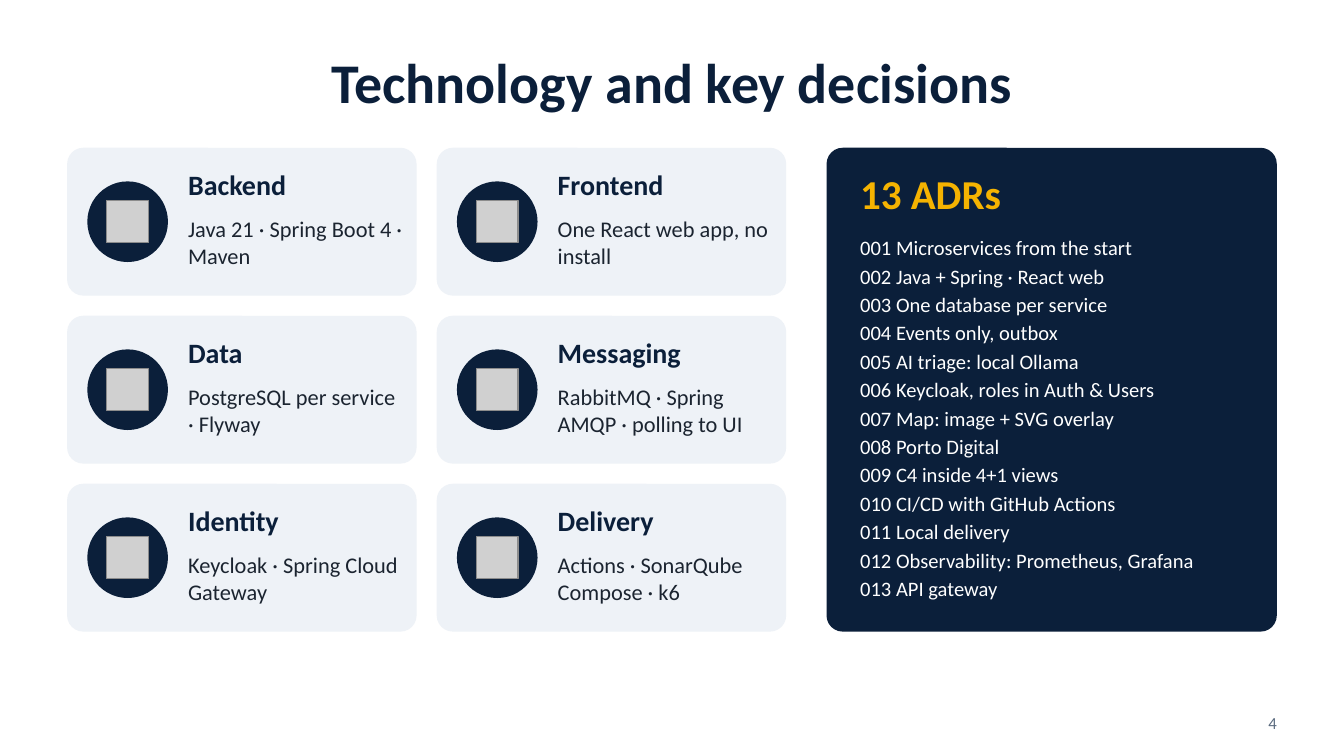
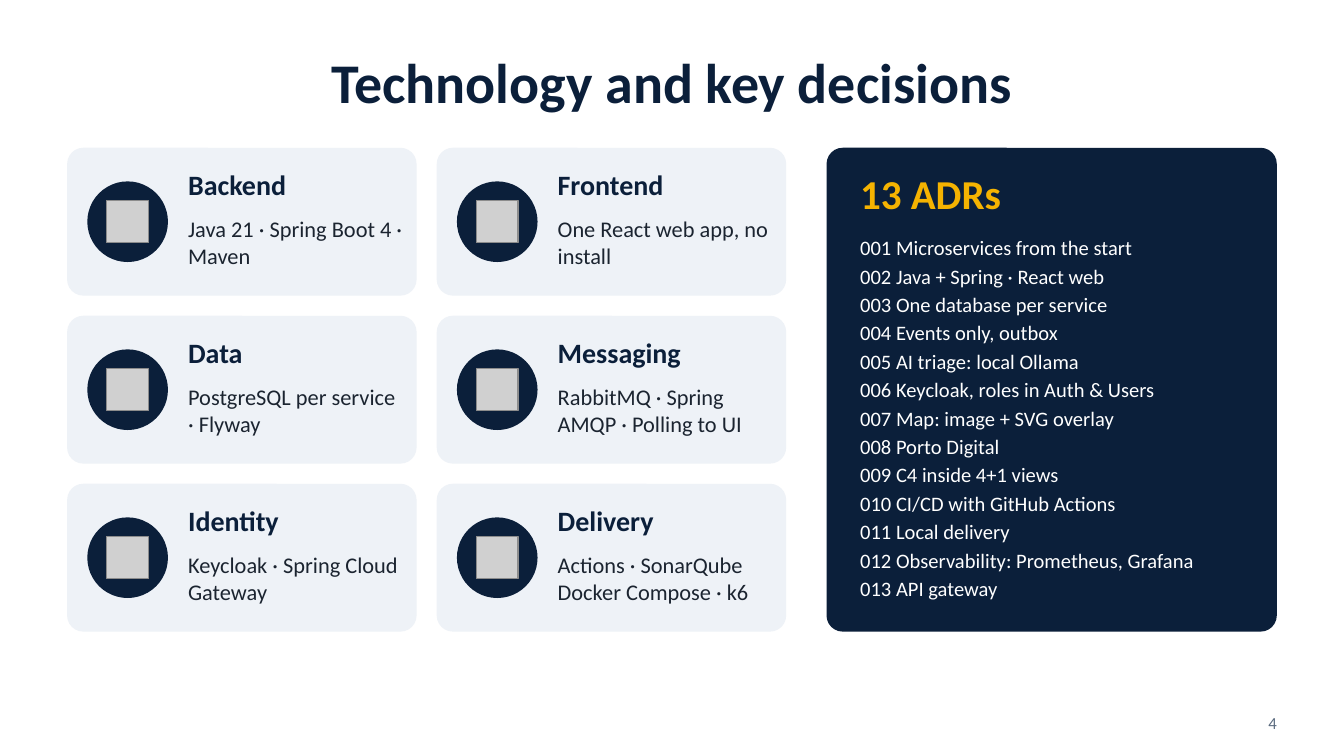
Before and after one commit to tomasoliveira21/LABDSOF, a slide deck: slide 4 of Docs/Presentation/Farol_Sprint_A_PL_Presentation.pptx. Drawn at 1344x756 pixels with LibreOffice and Linux fonts; fonts in the diff are those of the drawing; grey boxes stand for pictures. Boxes give left, top, right and bottom in pixels: in the first picture for what was removed or moved away, otherwise in the second. Text is boxed around its words. In the diff, an @@ line names an element or a change of style, - is before the commit and + after.

```diff
--- a/Docs/Presentation/Farol_Sprint_A_PL_Presentation.pptx
+++ b/Docs/Presentation/Farol_Sprint_A_PL_Presentation.pptx
@@ text at [558, 389, 742, 436]: text changed @@
-RabbitMQ · Spring AMQP · polling to UI
+RabbitMQ · Spring AMQP · Polling to UI
@@ text at [558, 584, 749, 604]: text changed @@
-Compose · k6
+Docker Compose · k6
```
Also in this commit, not shown: 1 other file.
